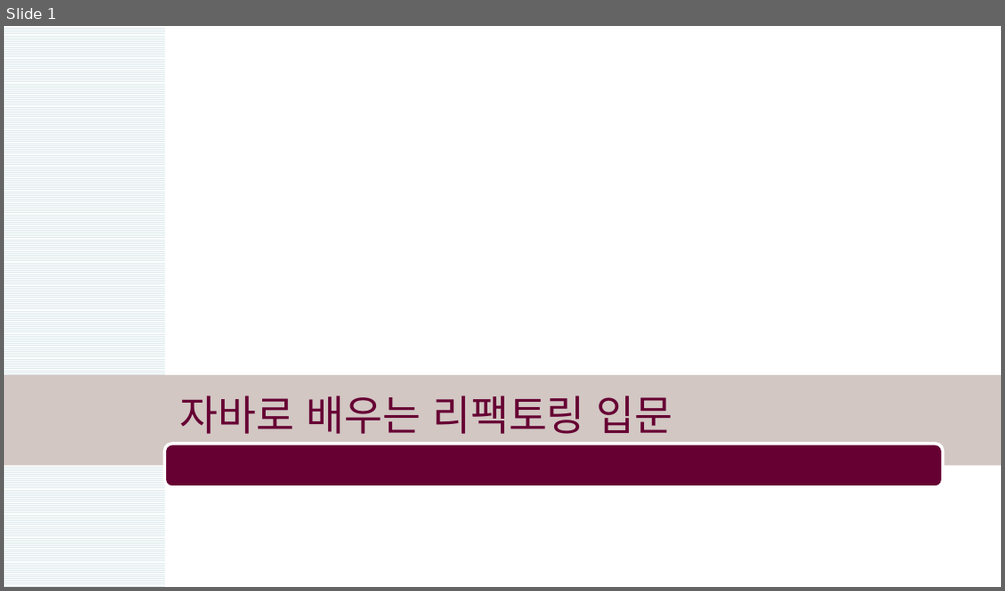
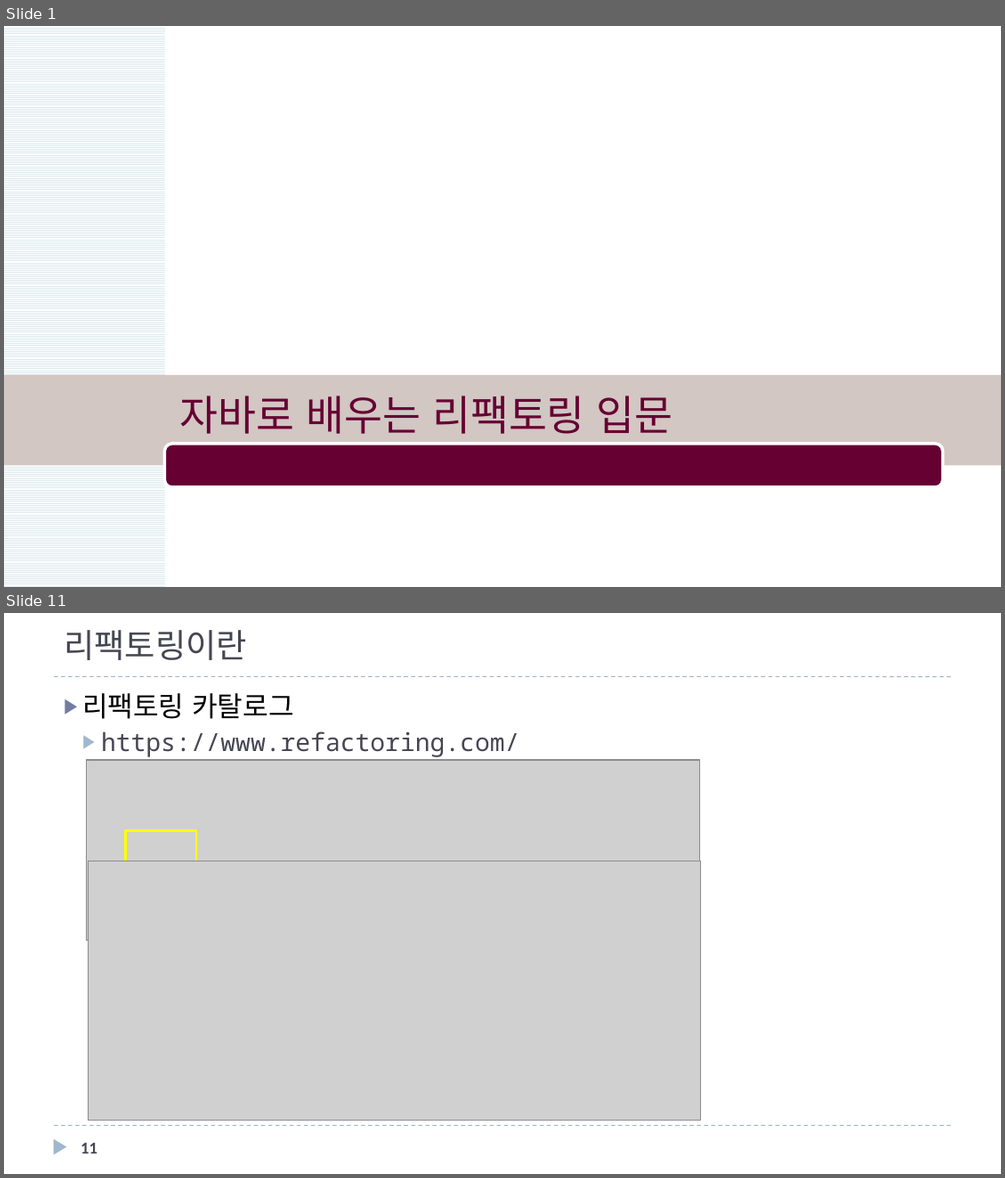
Before and after one commit to mkgungor/refactoring_java, a slide deck: ppt/자바로 배우는 리팩토링 입문.pptx. Shown one above the other, each under a label of ours: slide 1 before the commit, slides 1 and 11 after it; the slides between them are not shown. The pictures are 1005x591 and 1005x1178 pixels, drawn with LibreOffice and Linux fonts; fonts in the diff are those of the drawing; grey boxes stand for pictures; background and template pictures are left out. Boxes give left, top, right and bottom in pixels: in the first picture for what was removed or moved away, otherwise in the second. Text is boxed around its words. In the diff, an @@ line names an element or a change of style, - is before the commit and + after.

```diff
--- a/ppt/자바로 배우는 리팩토링 입문.pptx
+++ b/ppt/자바로 배우는 리팩토링 입문.pptx
@@ slide 11 added at [4,613,1001,1174], background #FFFFFF @@
@@ title added at [64,630,247,660], 24 pt, text #464653 @@
+리팩토링이란
@@ line added from (54, 677) to (951, 677), #9FB8CD 0.75 pt dashed @@
@@ text added at [82,693,519,757], 18 pt, text #464653 @@
+▶ 리팩토링 카탈로그
+  ▶ https://www.refactoring.com/
@@ picture added at [87,760,700,940] @@
@@ rectangle added at [126,830,196,861], outline #FFFF00 1.5 pt @@
@@ picture added at [88,861,701,1120] @@
@@ triangle added at [53,1139,66,1155], fill #9FB8CD @@
@@ line added from (54, 1126) to (951, 1126), #9FB8CD 0.75 pt dashed @@
@@ page number added at [81,1143,97,1153], 12 pt, text #464653, bold @@
+11
```
Also in this commit, not shown: 1 slide changed, 10 other slides added.
